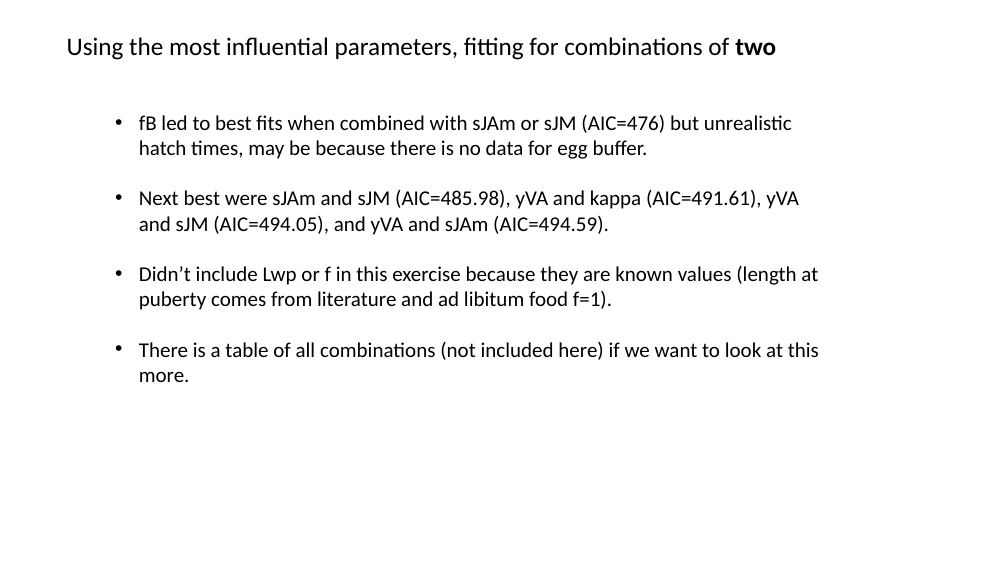
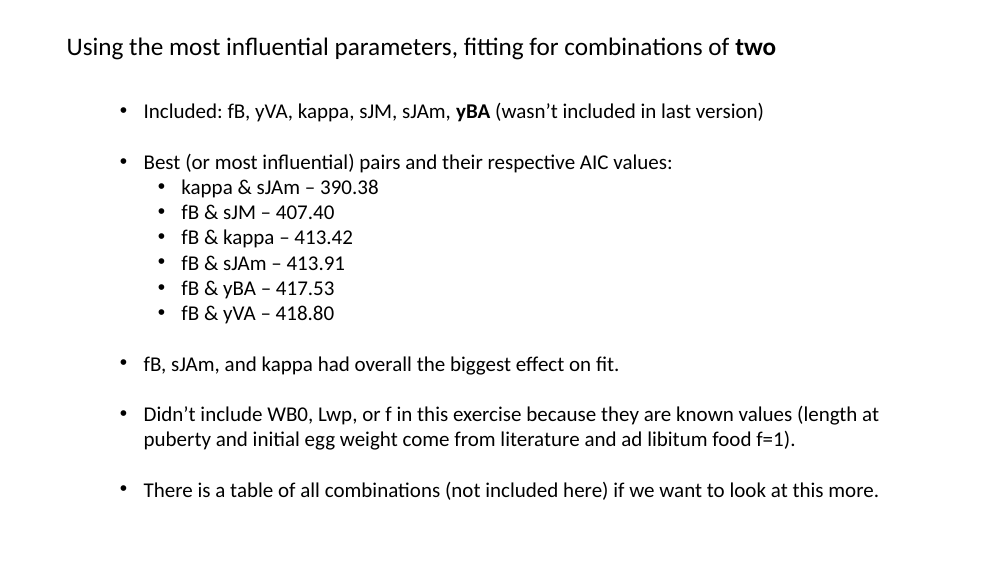
Before and after one commit to tschwemmer/MenidiaOA, a slide deck: slide 7 of DEBkiss results/Current version and updates.pptx (slide 5 before the commit). Drawn at 1008x567 pixels with LibreOffice and Linux fonts; fonts in the diff are those of the drawing. Boxes give left, top, right and bottom in pixels: in the first picture for what was removed or moved away, otherwise in the second. Text is boxed around its words. In the diff, an @@ line names an element or a change of style, - is before the commit and + after.

```diff
--- a/DEBkiss results/Current version and updates.pptx
+++ b/DEBkiss results/Current version and updates.pptx
@@ text "Included: fB, yVA, kappa, sJM, ..." moved from (x1=139, y1=115, x2=819, y2=382) to (x1=144, y1=103, x2=879, y2=500) @@
@@ text at (x1=144, y1=103, x2=879, y2=450): text changed @@
-• fB led to best fits when combined with sJAm or sJM (AIC=476) but unrealistic hatch times, may be because there is no data for egg buffer.
-• Next best were sJAm and sJM (AIC=485.98), yVA and kappa (AIC=491.61), yVA and sJM (AIC=494.05), and yVA and sJAm (AIC=494.59).
-• Didn’t include Lwp or f in this exercise because they are known values (length at puberty comes from literature and ad libitum food f=1).
+• Included: fB, yVA, kappa, sJM, sJAm, yBA (wasn’t included in last version)
+• Best (or most influential) pairs and their respective AIC values:
+  • kappa & sJAm – 390.38
+  • fB & sJM – 407.40
+  • fB & kappa – 413.42
+  • fB & sJAm – 413.91
+  • fB & yBA – 417.53
+  • fB & yVA – 418.80
+• fB, sJAm, and kappa had overall the biggest effect on fit.
+• Didn’t include WB0, Lwp, or f in this exercise because they are known values (length at puberty and initial egg weight come from literature and ad libitum food f=1).
```
Also in this commit, not shown: 6 other slides changed, 4 slides added, 2 slides removed, 1 other file.
